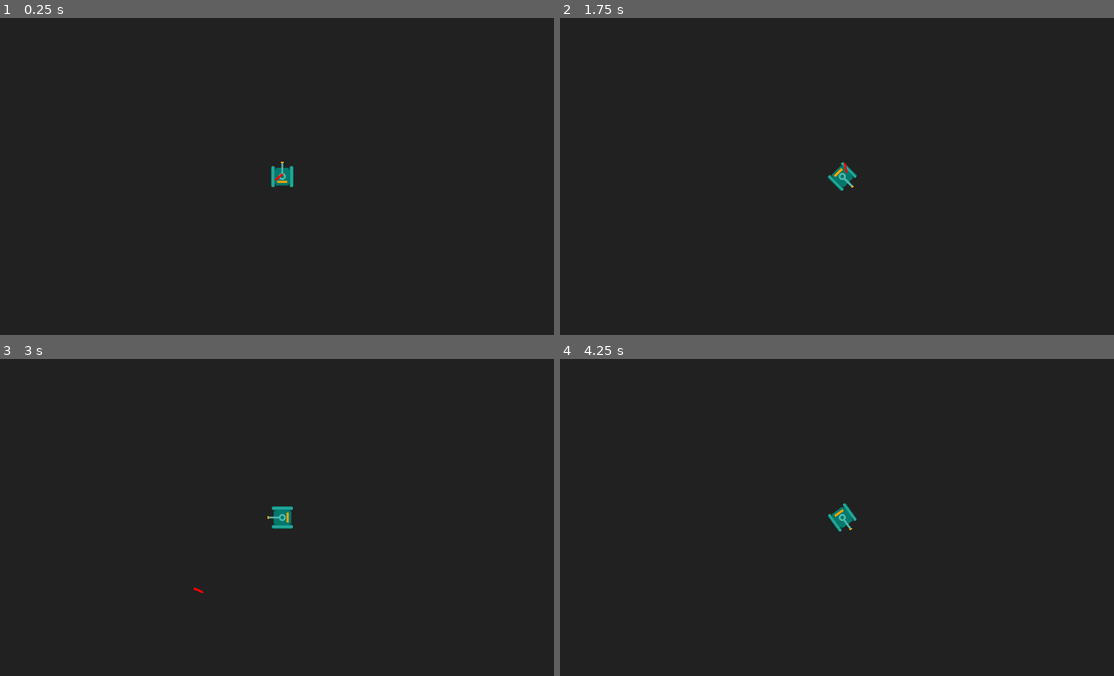
Above: before the commit, frames 1-4 (two rows, left to right).
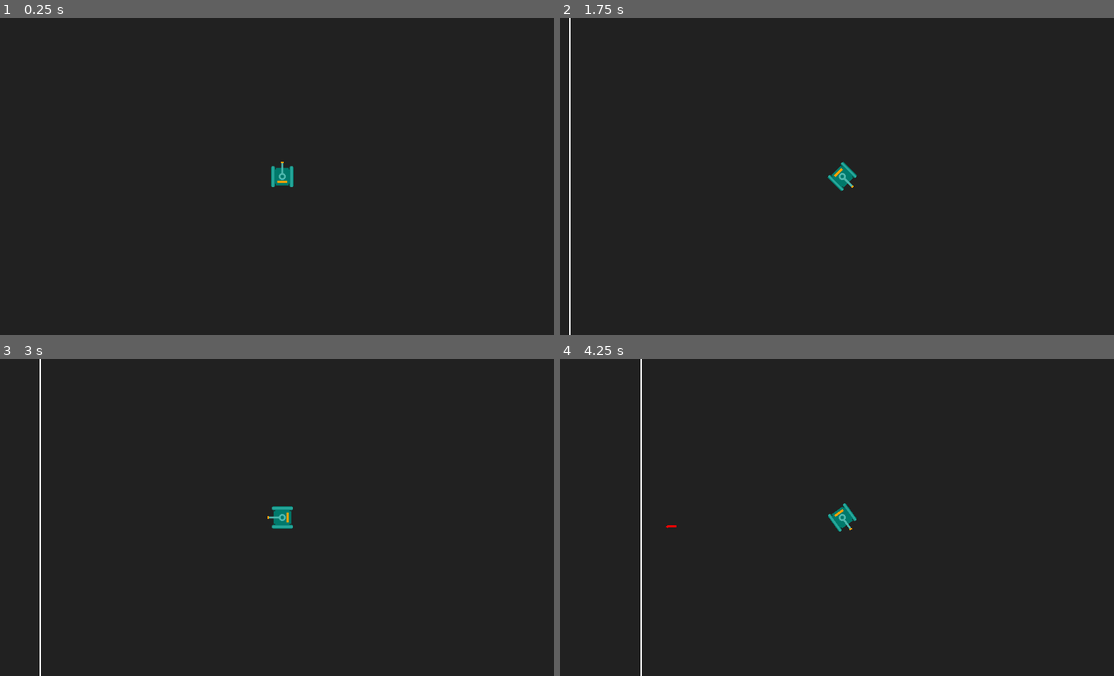
Above: after the commit, the same moments.

Repository: ashmeet28/battletanks
Game: Godot game, scene res://playground.tscn
Same seed, same stepped clock (60 frames per second), same inputs: the game is played once before the commit and once after it.
Inputs:
- Up to frame 1 (0.25 s): no input
- Up to frame 2 (1.75 s): hold D (tank_turn_right) 0.53-1.28 s; hold Space (tank_fire, bound only after the commit) 0.53-1.28 s; hold S (tank_move_backwards) from 1.28 s (still down); tap Space (tank_fire, bound only after the commit) at 1.35 s
- Up to frame 3 (3 s): release S (tank_move_backwards) at 2.03 s; hold D (tank_turn_right) 2.03-2.78 s; hold Space (tank_fire, bound only after the commit) 2.03-2.78 s; hold W (tank_move_forward) from 2.78 s (still down); tap Space (tank_fire, bound only after the commit) at 2.85 s
- Up to frame 4 (4.25 s): release W (tank_move_forward) at 3.53 s; hold A (tank_turn_left) from 3.53 s (still down); hold Space (tank_fire, bound only after the commit) from 3.53 s (still down)

The runs differ from the first frame. In frame 1, less than 0.1% of the frame differs, in the area x 49-52%, y 49-52%; in frame 2, 0.3%; in frame 3, 0.3%, in the area x 7-37%, y 0-100%; in frame 4, 0.3%.

Commit message:
Added boundries

Diff:
--- a/Tank.gd
+++ b/Tank.gd
@@ -42,7 +42,12 @@
 
 
 
-const MAX_SPEED = 300.0
+const MAX_SPEED = 500.0
+var missile_last_fired:int = 0
+const MISSILE_COOLDOWN:int = 60
+
+func _ready():
+	missile_last_fired = Engine.get_physics_frames() - MISSILE_COOLDOWN
 
 func _physics_process(delta):
 	velocity = Vector2.ZERO
@@ -57,4 +62,15 @@
 		rotate(-(PI * delta))
 
 	velocity = velocity.rotated(rotation)
+
 	move_and_slide()
+
+	if Input.is_action_pressed("tank_fire"):
+		var cur_frame = Engine.get_physics_frames()
+		if cur_frame > MISSILE_COOLDOWN + missile_last_fired:
+			missile_last_fired = cur_frame
+			var tank_missile_scene = preload("res://tank_missile.tscn")
+			var instance = tank_missile_scene.instantiate()
+			instance.position = position + Vector2(0, -142).rotated(rotation)
+			instance.rotation = rotation
+			get_parent().add_child(instance)
--- /dev/null
+++ b/TankMissile.gd
@@ -0,0 +1,10 @@
+extends CharacterBody2D
+
+
+const SPEED = 1500.0
+
+func _ready():
+	velocity = Vector2.UP.rotated(rotation) * SPEED
+
+func _physics_process(_delta):
+	move_and_slide()
--- a/playground.tscn
+++ b/playground.tscn
@@ -1,30 +1,69 @@
-[gd_scene load_steps=4 format=3 uid="uid://d0brxtrq7hbqd"]
+[gd_scene load_steps=5 format=3 uid="uid://d0brxtrq7hbqd"]
 
 [ext_resource type="Script" path="res://Tank.gd" id="1_rs3l4"]
 [ext_resource type="Texture2D" uid="uid://ripnm651wmvc" path="res://tank.svg" id="2_sdygd"]
-[ext_resource type="Texture2D" uid="uid://b405xhrfi3rr7" path="res://missile.svg" id="3_2cq2u"]
+[ext_resource type="Texture2D" uid="uid://cviv0l7osvudm" path="res://white_square.svg" id="3_khn7y"]
+
+[sub_resource type="RectangleShape2D" id="RectangleShape2D_fpkkk"]
+size = Vector2(10, 4000)
 
 [node name="Playground" type="Node2D"]
 
-[node name="CharacterBody2D" type="CharacterBody2D" parent="."]
+[node name="Tank" type="CharacterBody2D" parent="."]
 script = ExtResource("1_rs3l4")
 
-[node name="Sprite2D" type="Sprite2D" parent="CharacterBody2D"]
+[node name="Sprite2D" type="Sprite2D" parent="Tank"]
 position = Vector2(0, -16.25)
 texture = ExtResource("2_sdygd")
 
-[node name="CollisionPolygon2D" type="CollisionPolygon2D" parent="CharacterBody2D"]
+[node name="CollisionPolygon2D" type="CollisionPolygon2D" parent="Tank"]
 position = Vector2(0, -16.25)
 polygon = PackedVector2Array(0, -87, 10, -87, 10, -54, 75, -54, 75, 87, -75, 87, -75, -54, -10, -54, -10, -87)
 
-[node name="Camera2D" type="Camera2D" parent="CharacterBody2D"]
+[node name="Camera2D" type="Camera2D" parent="Tank"]
 zoom = Vector2(0.5, 0.5)
 
-[node name="RigidBody2D" type="RigidBody2D" parent="."]
-linear_damp_mode = 1
+[node name="RayCast2D" type="RayCast2D" parent="Tank"]
+target_position = Vector2(0, -10000)
 
-[node name="Sprite2D" type="Sprite2D" parent="RigidBody2D"]
-texture = ExtResource("3_2cq2u")
+[node name="StaticBody2D" type="StaticBody2D" parent="."]
+position = Vector2(-2010, 0)
 
-[node name="CollisionPolygon2D" type="CollisionPolygon2D" parent="RigidBody2D"]
-polygon = PackedVector2Array(0, -38, 7.5, -25, 7.5, 36.5, -7.5, 36.5, -7.5, -25)
+[node name="Sprite2D" type="Sprite2D" parent="StaticBody2D"]
+scale = Vector2(0.1, 40)
+texture = ExtResource("3_khn7y")
+
+[node name="CollisionShape2D" type="CollisionShape2D" parent="StaticBody2D"]
+shape = SubResource("RectangleShape2D_fpkkk")
+
+[node name="StaticBody2D2" type="StaticBody2D" parent="."]
+position = Vector2(2010, 0)
+
+[node name="Sprite2D" type="Sprite2D" parent="StaticBody2D2"]
+scale = Vector2(0.1, 40)
+texture = ExtResource("3_khn7y")
+
+[node name="CollisionShape2D" type="CollisionShape2D" parent="StaticBody2D2"]
+shape = SubResource("RectangleShape2D_fpkkk")
+
+[node name="StaticBody2D3" type="StaticBody2D" parent="."]
+position = Vector2(0, 2010)
+rotation = 1.5708
+
+[node name="Sprite2D" type="Sprite2D" parent="StaticBody2D3"]
+scale = Vector2(0.1, 40)
+texture = ExtResource("3_khn7y")
+
+[node name="CollisionShape2D" type="CollisionShape2D" parent="StaticBody2D3"]
+shape = SubResource("RectangleShape2D_fpkkk")
+
+[node name="StaticBody2D4" type="StaticBody2D" parent="."]
+position = Vector2(0, -2010)
+rotation = 1.5708
+
+[node name="Sprite2D" type="Sprite2D" parent="StaticBody2D4"]
+scale = Vector2(0.1, 40)
+texture = ExtResource("3_khn7y")
+
+[node name="CollisionShape2D" type="CollisionShape2D" parent="StaticBody2D4"]
+shape = SubResource("RectangleShape2D_fpkkk")
--- a/project.godot
+++ b/project.godot
@@ -48,6 +48,15 @@
 , Object(InputEventKey,"resource_local_to_scene":false,"resource_name":"","device":-1,"window_id":0,"alt_pressed":false,"shift_pressed":false,"ctrl_pressed":false,"meta_pressed":false,"pressed":false,"keycode":0,"physical_keycode":4194322,"key_label":0,"unicode":0,"echo":false,"script":null)
 ]
 }
+tank_fire={
+"deadzone": 0.5,
+"events": [Object(InputEventKey,"resource_local_to_scene":false,"resource_name":"","device":-1,"window_id":0,"alt_pressed":false,"shift_pressed":false,"ctrl_pressed":false,"meta_pressed":false,"pressed":false,"keycode":0,"physical_keycode":32,"key_label":0,"unicode":32,"echo":false,"script":null)
+]
+}
+
+[physics]
+
+2d/default_gravity=0.0
 
 [rendering]
 
--- /dev/null
+++ b/tank_missile.tscn
@@ -0,0 +1,13 @@
+[gd_scene load_steps=3 format=3 uid="uid://jiqd0a7dlcl6"]
+
+[ext_resource type="Script" path="res://TankMissile.gd" id="1_nfdic"]
+[ext_resource type="Texture2D" uid="uid://b405xhrfi3rr7" path="res://missile.svg" id="1_ywukc"]
+
+[node name="TankMissile" type="CharacterBody2D"]
+script = ExtResource("1_nfdic")
+
+[node name="Sprite2D" type="Sprite2D" parent="."]
+texture = ExtResource("1_ywukc")
+
+[node name="CollisionPolygon2D" type="CollisionPolygon2D" parent="."]
+polygon = PackedVector2Array(0, -38, 7.5, -25, 7.5, 36.5, -7.5, 36.5, -7.5, -25)
--- /dev/null
+++ b/white_square.svg
@@ -0,0 +1,24 @@
+<?xml version="1.0" encoding="UTF-8" standalone="no"?>
+<!-- Created with Inkscape (http://www.inkscape.org/) -->
+
+<svg
+   width="100"
+   height="100"
+   viewBox="0 0 100 100"
+   version="1.1"
+   id="svg1"
+   xmlns="http://www.w3.org/2000/svg"
+   xmlns:svg="http://www.w3.org/2000/svg">
+  <defs
+     id="defs1" />
+  <g
+     id="layer1">
+    <rect
+       style="fill:#ffffff;stroke-width:0.908939"
+       id="rect14"
+       width="100"
+       height="100"
+       x="0"
+       y="0" />
+  </g>
+</svg>
Not shown, added: white_square.svg.import
